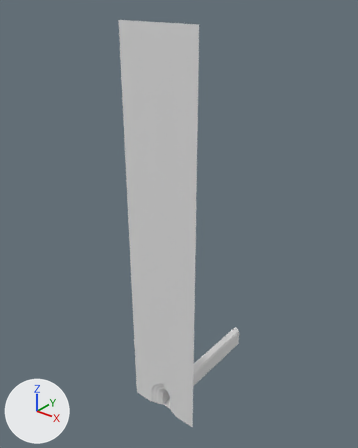
Before and after pictures for a commit that changed the glTF model assets/models/door.glb.
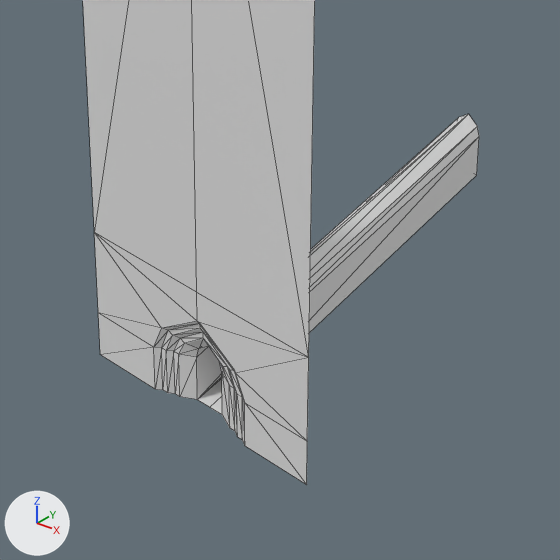
Each version appears first whole from a camera (50 mm lens) standing at (109.8, -126.0, 174.4) and looking at (-9.3, 22.8, 82.1), and next in a close-up on the part from 31% to 73% of the width and 66% to 100% of the height. The lights are fixed; the arrows at lower left show +X, +Y and +Z. The close-ups show mesh edges as thin lines. Where no turn or scale is listed for an object, it has been applied to the vertices. Vertices at the same position are counted once.

Objects in the first close-up: 'Door-col'.
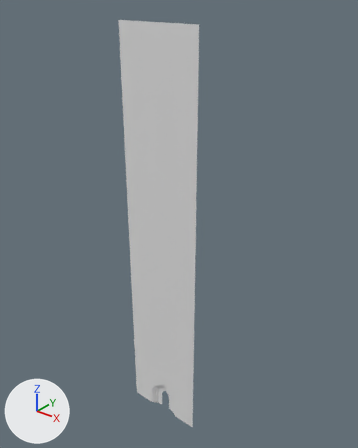
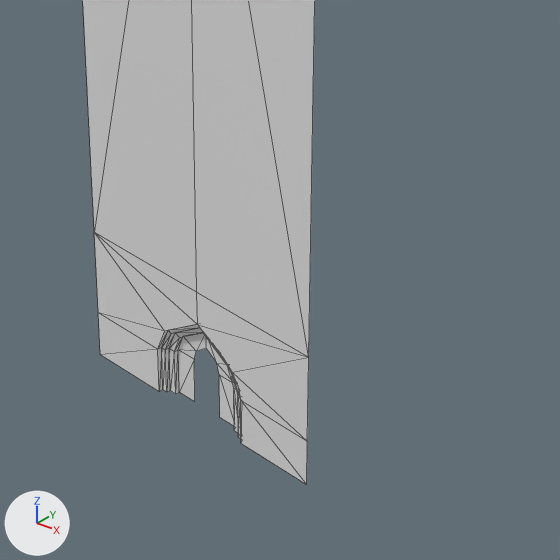
Pixel boxes [x1, y1, x2, y2] of what changed, in the close-ups (560 x 560 px; the box of a moved part takes in the faces that stretch with it):
'Door-col', reshaped
    before: [83, 0, 479, 485]
    after: [83, 0, 315, 485]
part 1 of me_door, moved or reshaped
    before: [98, 114, 479, 485]
    after: [98, 313, 307, 485]

The change in detail:
me_door is used by ob_door_col; location (0.0, 0.0, 0.0).
me_door had 64 vertices, 96 faces and spanned x -17.0..17.0, y 0.0..60.0, z 0.0..164.0.
me_door now has 62 vertices, 92 faces and spans x -17.0..17.0, y 0.0..2.0, z 0.0..164.0.
Part 1, on me_door:
14 vertices are removed from x -4.0..4.0, y 0.0..60.0, z 0.0..12.0.
52 faces are deleted.
6 vertices move within x -7.0..7.0, y 0.0..1.0, z 0.0..7.0.
12 vertices are added at x -6.0..6.0, y 0.0..2.0, z 0.0..14.0.
48 new faces join them.
